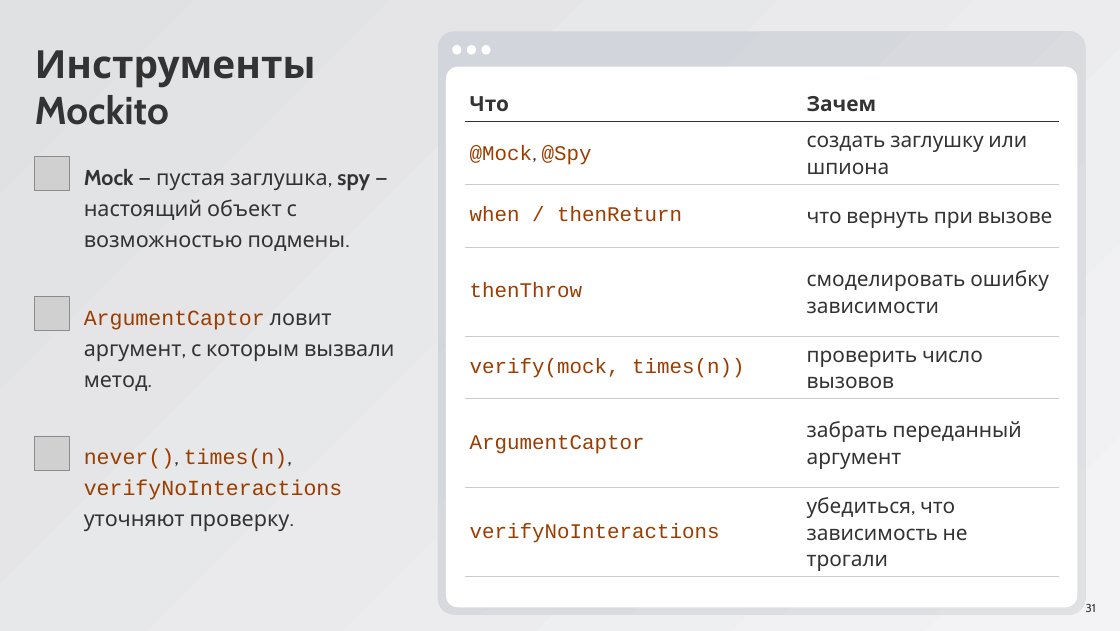
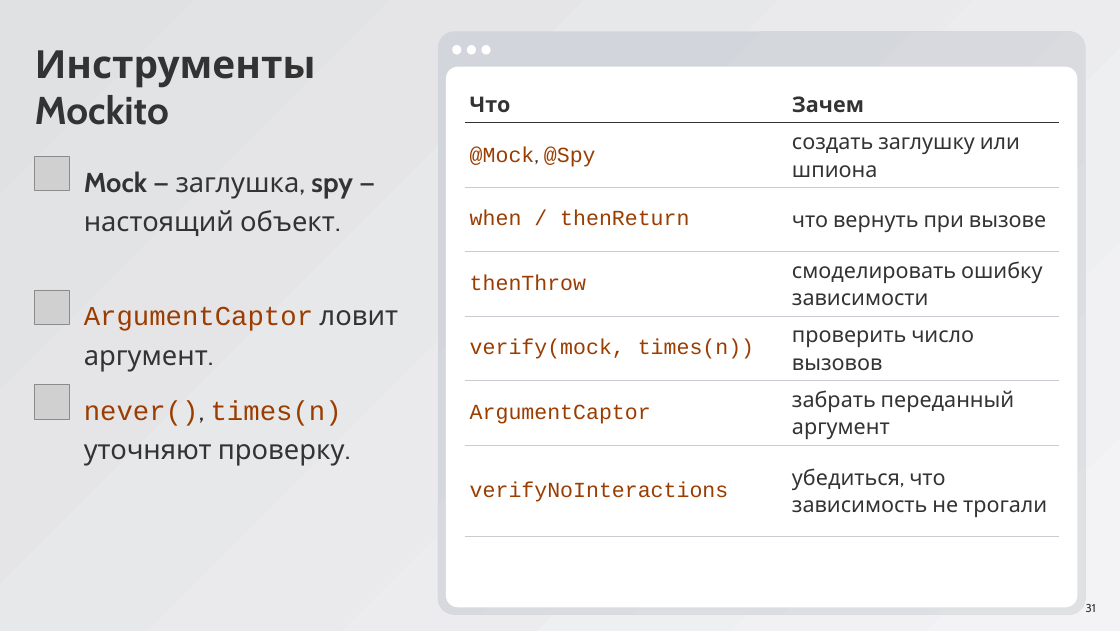
Before and after one commit to ArthurAipov/market-pulse-innopolis, a slide deck: slide 31 of advanced/docs/seminar8/Семинар 8.pptx. Drawn at 1120x631 pixels with LibreOffice and Linux fonts; fonts in the diff are those of the drawing; grey boxes stand for pictures. Boxes give left, top, right and bottom in pixels: in the first picture for what was removed or moved away, otherwise in the second. Text is boxed around its words. In the diff, an @@ line names an element or a change of style, - is before the commit and + after.

```diff
--- a/advanced/docs/seminar8/Семинар 8.pptx
+++ b/advanced/docs/seminar8/Семинар 8.pptx
@@ table at (465, 85, 1058, 537) @@
@@ size 29 to 30 pt @@
@@ text at (84, 171, 353, 236): text changed; size 30 to 38 pt @@
-Mock — пустая заглушка, spy — настоящий объект с возможностью подмены.
+Mock — заглушка, spy — настоящий объект.
@@ picture: place and size @@
-picture at (35, 436, 69, 471)
+picture at (35, 290, 69, 325)
@@ text at (84, 306, 398, 372): text changed; size 30 to 38 pt; font Cabin to Courier New; text colour #333333 to #9B3D00 @@
-ArgumentCaptor ловит аргумент, с которым вызвали метод.
+ArgumentCaptor ловит аргумент.
@@ picture: place and size @@
-picture at (35, 296, 69, 331)
+picture at (35, 384, 69, 419)
@@ text at (84, 401, 345, 466): text changed; size 30 to 38 pt; font Courier New to Cabin; text colour #9B3D00 to #333333 @@
-never(), times(n), verifyNoInteractions уточняют проверку.
+never(), times(n) уточняют проверку.
```
Also in this commit, not shown: 31 other slides changed.
